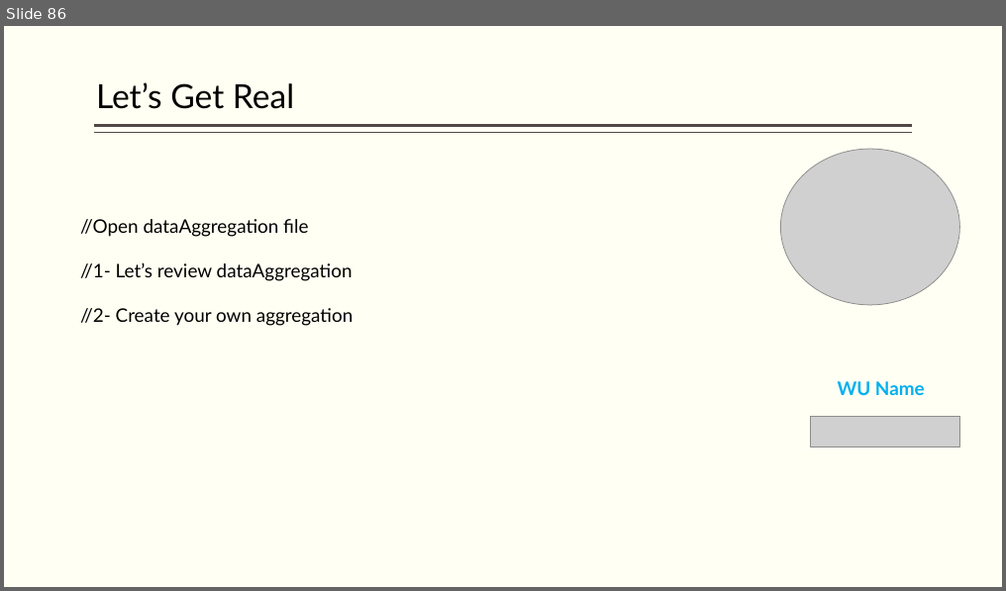
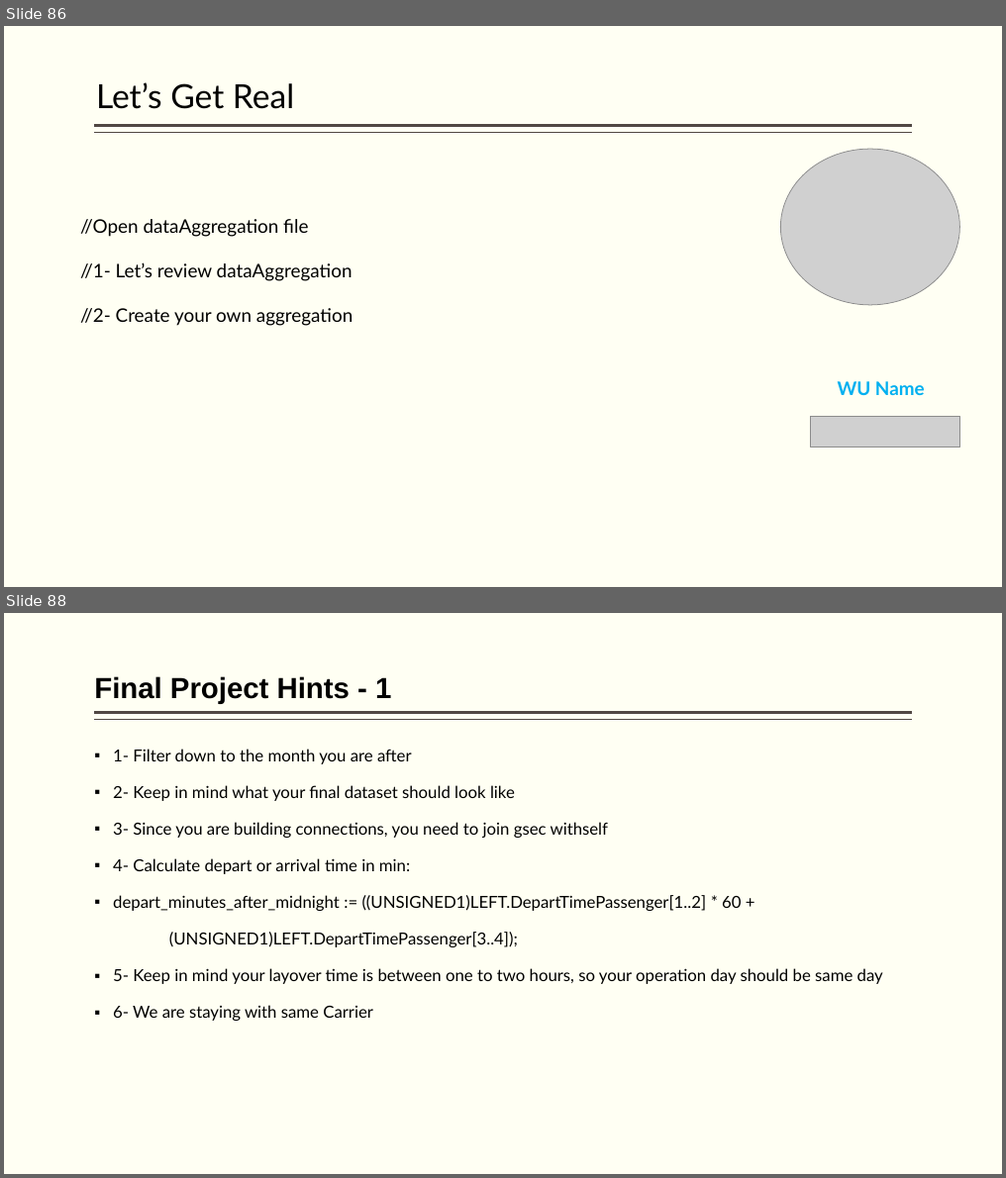
Before and after one commit to hpccsystems-solutions-lab/NCF-2021, a slide deck: BigData-ECL-NCF-2021.pptx. Shown one above the other, each under a label of ours: slide 86 before the commit, slides 86 and 88 after it; the slides between them are not shown. The pictures are 1006x591 and 1006x1178 pixels, drawn with LibreOffice and Linux fonts; fonts in the diff are those of the drawing; grey boxes stand for pictures. Boxes give left, top, right and bottom in pixels: in the first picture for what was removed or moved away, otherwise in the second. Text is boxed around its words. In the diff, an @@ line names an element or a change of style, - is before the commit and + after.

```diff
--- a/BigData-ECL-NCF-2021.pptx
+++ b/BigData-ECL-NCF-2021.pptx
@@ slide 88 added at (4, 613, 1002, 1174), background #FFFFF3; not listed: 2 template elements that a slide beside it also shows @@
@@ title added at (94, 676, 391, 704), 28 pt, text #000000, bold @@
+Final Project Hints - 1
@@ text added at (113, 749, 883, 1021), 16 pt, text #000000 @@
+▪ 1- Filter down to the month you are after
+▪ 2- Keep in mind what your final dataset should look like
+▪ 3- Since you are building connections, you need to join gsec withself
+▪ 4- Calculate depart or arrival time in min:
+▪ depart_minutes_after_midnight := ((UNSIGNED1)LEFT.DepartTimePassenger[1..2] * 60 +
+(UNSIGNED1)LEFT.DepartTimePassenger[3..4]);
+▪ 5- Keep in mind your layover time is between one to two hours, so your operation day should be same day
+▪ 6- We are staying with same Carrier
```
Also in this commit, not shown: 2 other slides added, 5 other files.
